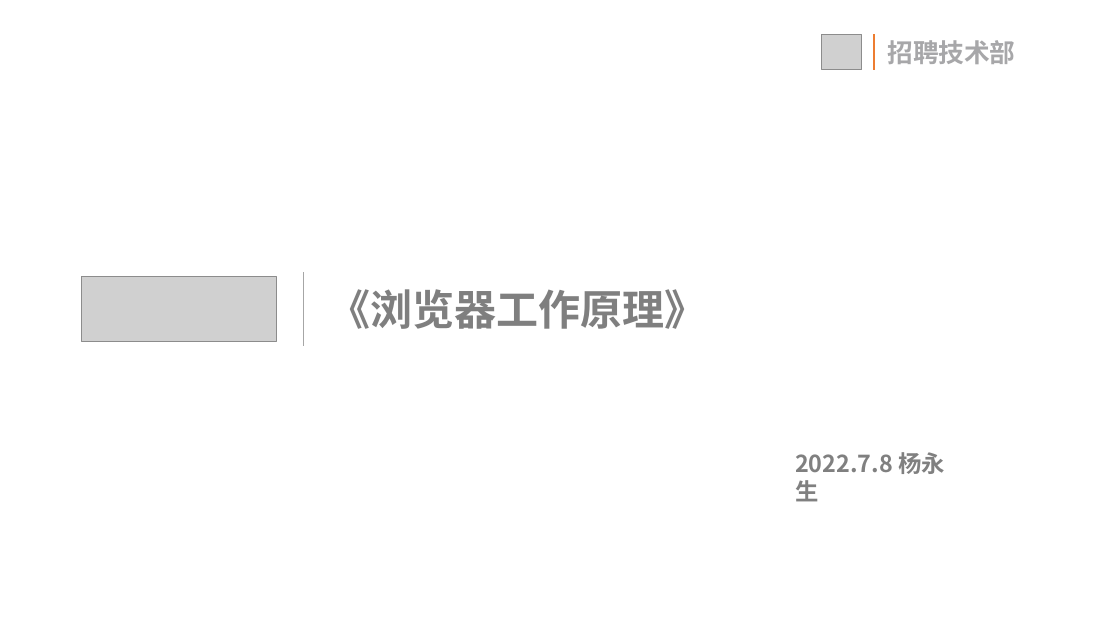
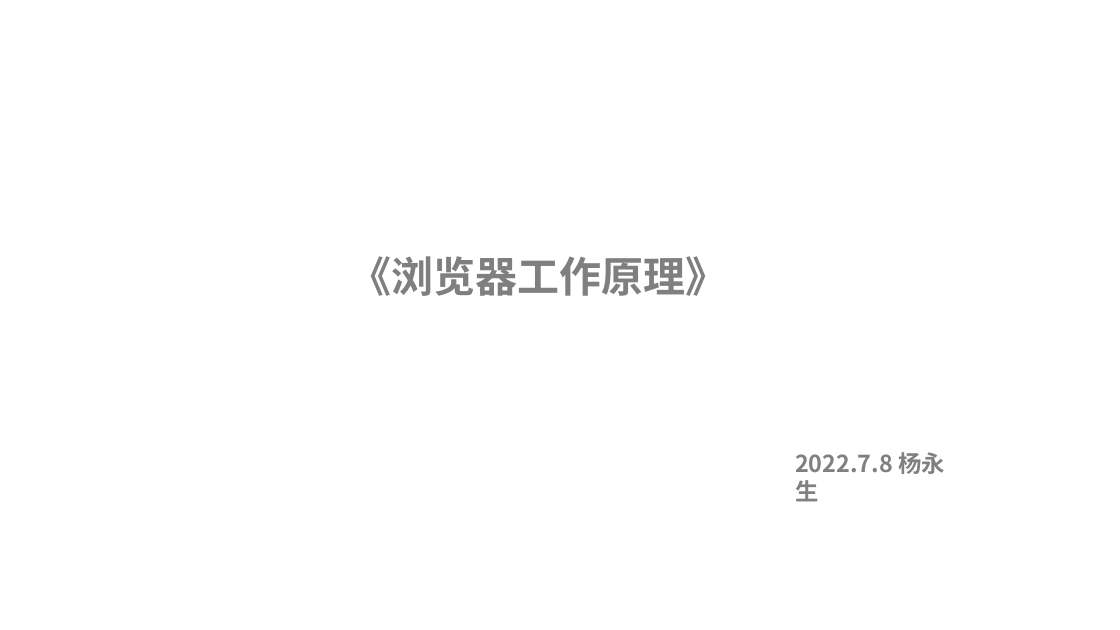
Before and after one commit to yixinagqingyuan/yys-browser, a slide deck: slide 1 of 浏览器工作原理.pptx. Drawn at 1120x630 pixels with LibreOffice and Linux fonts; fonts in the diff are those of the drawing; grey boxes stand for pictures. Boxes give left, top, right and bottom in pixels: in the first picture for what was removed or moved away, otherwise in the second. Text is boxed around its words. In the diff, an @@ line names an element or a change of style, - is before the commit and + after.

```diff
--- a/浏览器工作原理.pptx
+++ b/浏览器工作原理.pptx
@@ picture removed at (x1=822, y1=34, x2=861, y2=70) @@
@@ line removed from (874, 34) to (874, 71) @@
@@ text removed at (x1=888, y1=40, x2=1016, y2=64) @@
-招聘技术部
@@ text "《浏览器工作原理》" moved from (x1=329, y1=289, x2=707, y2=329) to (x1=350, y1=256, x2=728, y2=296) @@
@@ picture removed at (x1=82, y1=276, x2=276, y2=341) @@
@@ line removed from (303, 272) to (303, 345) @@
```
Also in this commit, not shown: 2 other slides changed, 2 other files.
